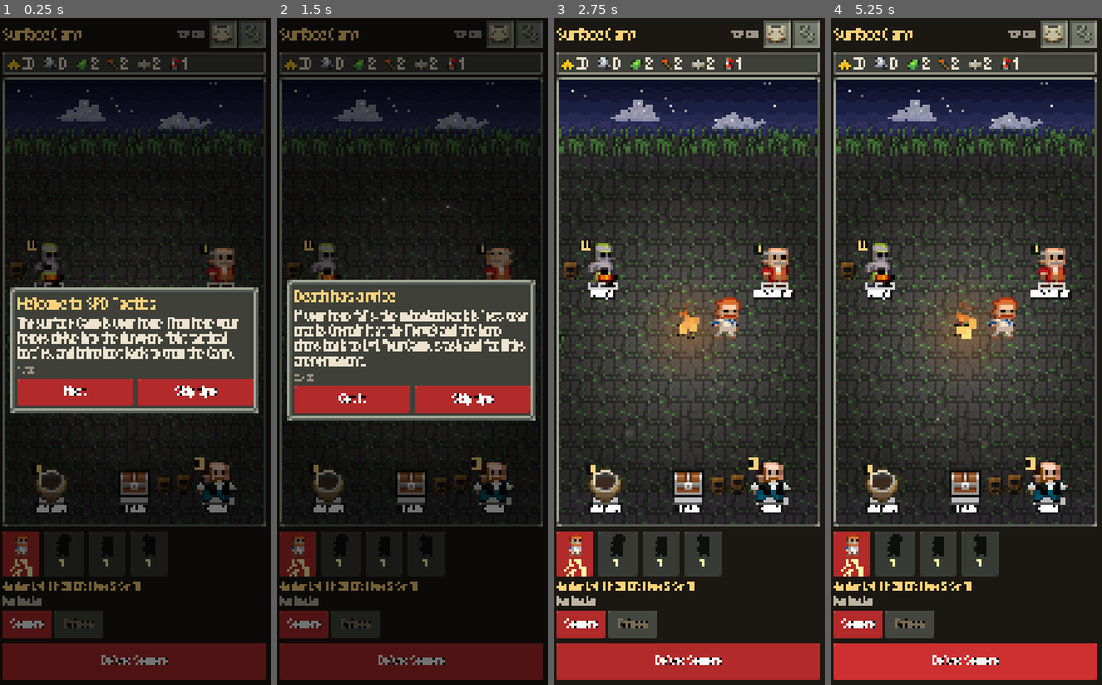
Above: before the commit, frames 1-4 (left to right).
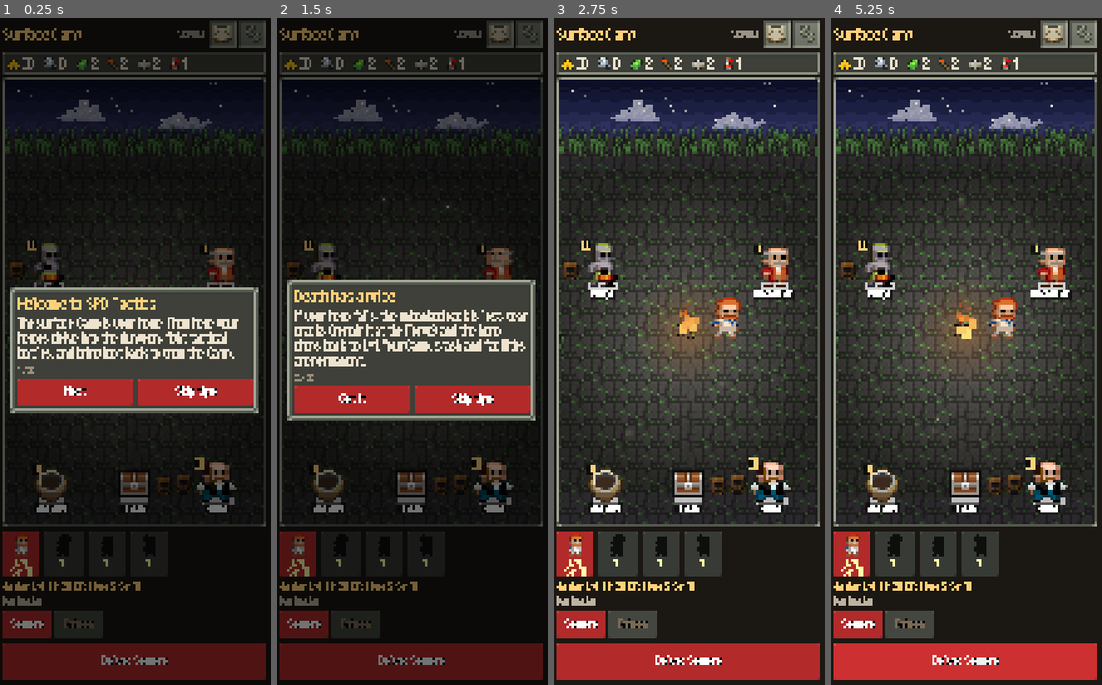
Above: after the commit, the same moments.

Repository: DaltonGoesFast/Idle-Pixel-Dungeon
Game: Godot game, scene res://scenes/main.tscn
The game is run twice, just before and just after one commit, with the same random seed, the same clock (stepped at 60 frames per second) and the same inputs.
Inputs (mouse positions are in pixels of both pictures, inside the frame that each line leads up to):
- Up to frame 1 (0.25 s): no input
- Up to frame 2 (1.5 s): click "Next" at 0.5 s; click "Next" at 1.25 s
- Up to frame 3 (2.75 s): click "Skip tips" at 2 s
- Up to frame 4 (5.25 s): click (1053, 38) at 2.75 s; click "Lv1 Str 10" at 3.5 s; click "Sewers" at 4.25 s; click "Delve: Sewers" at 5 s

The runs differ from the first frame. In frame 1, less than 0.1% of the frame differs, in the area x 66-75%, y 1-3%; in frame 2, less than 0.1%; in frame 3, less than 0.1%; in frame 4, less than 0.1%.

Commit message:
Cut v0.49.1 so the camp grass fix can ship in the browser.
Co-authored-by: Cursor <cursoragent@cursor.com>

Diff:
--- a/project.godot
+++ b/project.godot
@@ -11,7 +11,7 @@
 [application]
 
 config/name="SPD Tactics"
-config/version="0.49.0"
+config/version="0.49.1"
 run/main_scene="res://scenes/main.tscn"
 config/features=PackedStringArray("4.7", "GL Compatibility")
 config/icon="res://icon.png"
Not shown, changed: export_presets.cfg
Not shown, changed: docs/CHANGELOG.md
